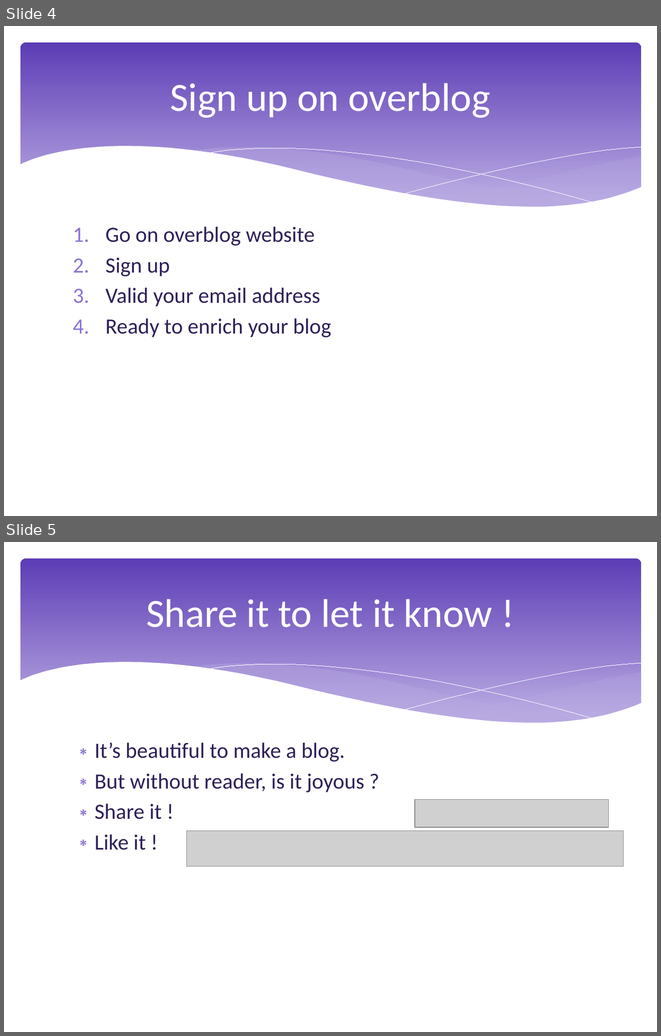
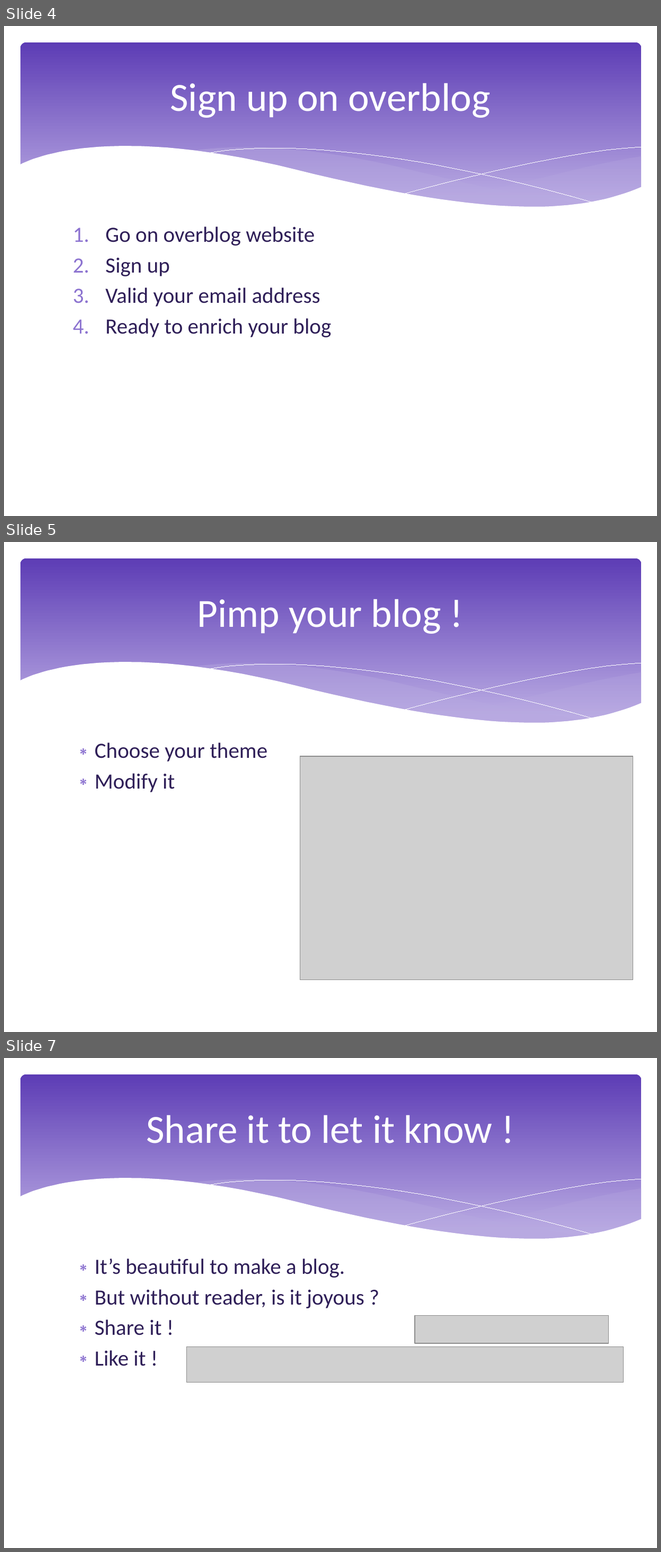
Before and after one commit to NoemieRullier/EnglishProjectBlog, a slide deck: Presentation.pptx. Shown one above the other, each under a label of ours: slides 4 and 5 before the commit, slides 4, 5 and 7 after it; the slides between them are not shown. The pictures are 661x1036 and 661x1552 pixels, drawn with LibreOffice and Linux fonts; fonts in the diff are those of the drawing; grey boxes stand for pictures. Boxes give left, top, right and bottom in pixels: in the first picture for what was removed or moved away, otherwise in the second. Text is boxed around its words. In the diff, an @@ line names an element or a change of style, - is before the commit and + after.

Commit message:
Add part pimp in slides

```diff
--- a/Presentation.pptx
+++ b/Presentation.pptx
@@ slide 5 added at <box>4,542,657,1032</box>, background #FFFFFF; not listed: 6 template elements that a slide beside it also shows @@
@@ title added at <box>197,599,441,634</box>, 44 pt, text #FFFFFF @@
+Pimp your blog !
@@ text added at <box>95,742,267,792</box>, 24 pt, text #2F1F58 @@
+∗ Choose your theme
+∗ Modify it
@@ picture added at <box>300,756,633,979</box> @@
@@ what was slide 5 is now slide 7 @@
```
Also in this commit, not shown: 1 slide changed, 1 other slide added, 2 other files.
